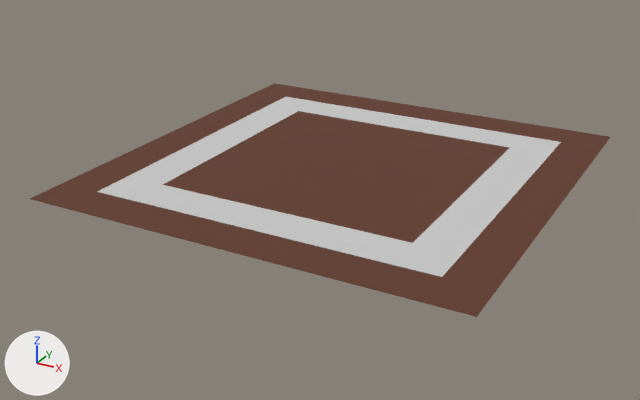
The FBX model Objects and Map/Floor/FloorTile.FBX: old version first, new version second.
The view is the same before and after, from a 50 mm lens placed at (-0.025, -0.874, 0.379), pointed at (-0.483, -0.042, -0.037). The lights are fixed; the arrows at lower left show +X, +Y and +Z. Where no turn or scale is listed for an object, it has been applied to the vertices.
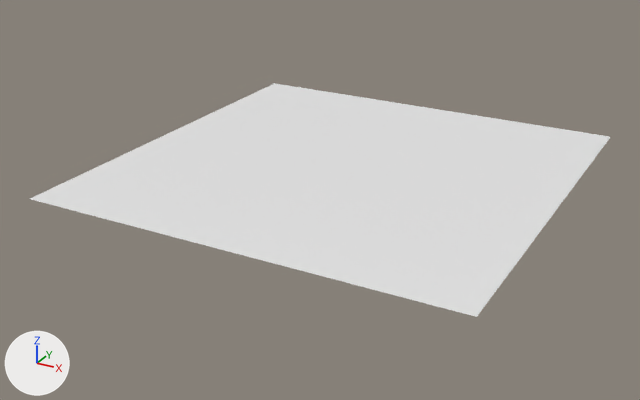
Commit message: updating floor tile

The change in detail:
me_mesh has 121 vertices, 200 faces and spans x -0.25..0.25, y -0.25..0.25, z 0.0.
me_mesh is used by ob_plane001; location (-0.4646, -0.0134, 0.0).
me_mesh part 1: all 144 faces that had it switch from mat_material__110 (brown #623826) to no material.
me_mesh part 2: all 56 faces that had it switch from mat_material__111 (light grey #cacaca) to no material.

What differs and where, as boxes [x1, y1, x2, y2] in the pictures (640 x 400 px):
part 1 of me_mesh, recoloured (brown to white): [30, 83, 610, 317] in both
part 2 of me_mesh, recoloured (grey to white): [97, 97, 561, 277] in both
